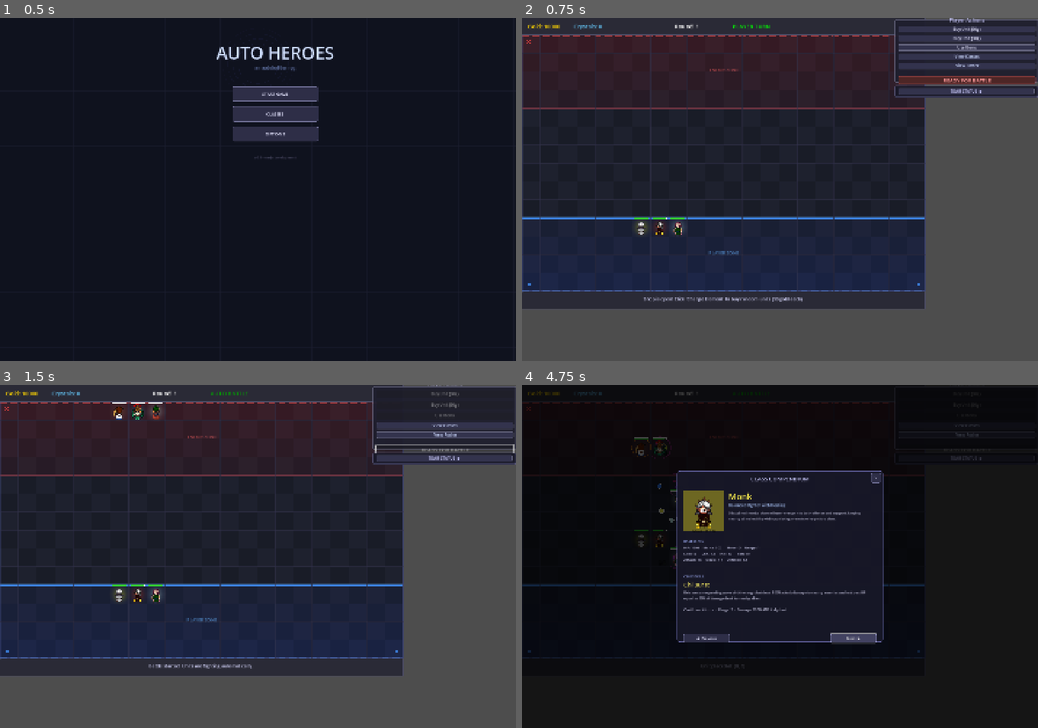
Above: before the commit, frames 1-4 (two rows, left to right).
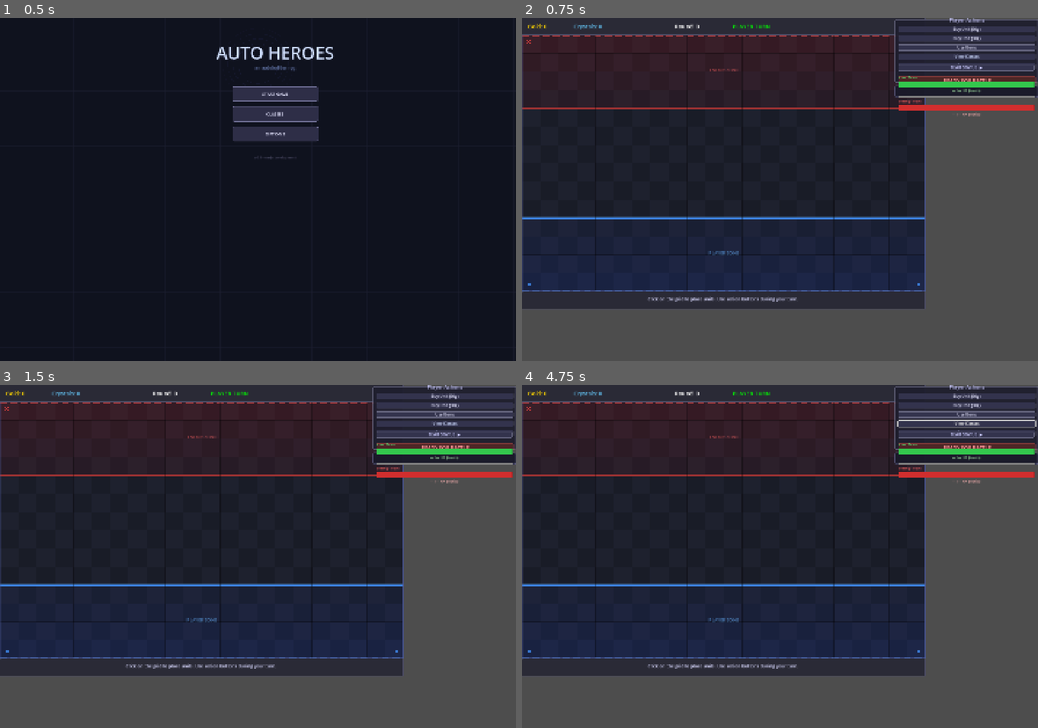
Above: after the commit, the same moments.

Repository: iceie2/autobattler-rpg
Game: Godot game, scene res://scenes/main_menu.tscn
Two runs of this game, one before a commit and one after it. Both use one fixed random seed, a clock stepped at 60 frames per second and the inputs below.
Inputs (mouse positions are in pixels of both pictures, inside the frame that each line leads up to):
- Up to frame 1 (0.5 s): no input
- Up to frame 2 (0.75 s): click "START GAME" at 0.5 s
- Up to frame 3 (1.5 s): click "READY FOR BATTLE" at 1.25 s
- Up to frame 4 (4.75 s): click (965, 446) at 2 s, where only the run after the commit has a clickable "READY FOR BATTLE"; click "View Classes" at 2.75 s; click (852, 638) at 3.5 s, where only the run before the commit has a clickable "Next ▶"; click (852, 638) at 4.25 s, where only the run before the commit has a clickable "Next ▶"

Frame 1 is identical in both runs. In frame 2, 3.3% of the frame differs, in the area x 0-100%, y 2-83%; in frame 3, 6.0%; in frame 4, 83%, in the area x 0-100%, y 0-100%.
Error after the commit: Parse Error: Could not parse global class "CharacterMenu" from "res://scripts/character_menu.gd". (res://scripts/main_game.gd:86)

Commit message:
Show class sprite in character roster instead of element color
Replace element-tinted ColorRect portrait with dark background +
TextureRect loaded from assets/sprites/generated/{class}/0/single.png,
cropped to the idle-south standing frame Rect2(0,640,64,64). Element
no longer affects the portrait — the sprite always matches the class.

Co-Authored-By: Claude Sonnet 4.6 <noreply@anthropic.com>

Diff:
--- a/scripts/character_menu.gd
+++ b/scripts/character_menu.gd
@@ -17,7 +17,8 @@
 var _unit_class_lbl: Label
 var _unit_elem_lbl: Label
 var _unit_level_lbl: Label
-var _portrait_rect: ColorRect
+var _portrait_bg: ColorRect
+var _portrait: TextureRect
 var _hp_bar: ProgressBar
 var _mp_bar: ProgressBar
 var _hp_lbl: Label
@@ -73,10 +74,18 @@
 	_panel.add_child(sep1)
 
 	# ── Portrait area ──────────────────────────────────────────────────────────
-	_portrait_rect = ColorRect.new()
-	_portrait_rect.position = Vector2(24, 68)
-	_portrait_rect.size = Vector2(120, 120)
-	_panel.add_child(_portrait_rect)
+	_portrait_bg = ColorRect.new()
+	_portrait_bg.position = Vector2(24, 68)
+	_portrait_bg.size = Vector2(120, 120)
+	_portrait_bg.color = Color(0.08, 0.08, 0.14)
+	_panel.add_child(_portrait_bg)
+
+	_portrait = TextureRect.new()
+	_portrait.position = Vector2(24, 68)
+	_portrait.size = Vector2(120, 120)
+	_portrait.expand_mode = TextureRect.EXPAND_IGNORE_SIZE
+	_portrait.stretch_mode = TextureRect.STRETCH_KEEP_ASPECT_CENTERED
+	_panel.add_child(_portrait)
 
 	# Class letter overlay on portrait
 	_unit_level_lbl = _lbl(_panel, "", 13, Color(0, 0, 0, 0.8),
@@ -146,7 +155,8 @@
 
 	if units.is_empty():
 		_unit_name_lbl.text  = "No units"
-		_portrait_rect.color = Color(0.2, 0.2, 0.3)
+		_portrait_bg.color = Color(0.08, 0.08, 0.14)
+	_portrait.texture = null
 		_unit_class_lbl.text = ""
 		_unit_elem_lbl.text  = ""
 		_unit_level_lbl.text = ""
@@ -160,8 +170,16 @@
 	_idx = clamp(_idx, 0, units.size() - 1)
 	var u: UnitBase = units[_idx]
 
-	var elem_col := u.get_element_color()
-	_portrait_rect.color = elem_col.darkened(0.3)
+	_portrait_bg.color = Color(0.08, 0.08, 0.14)
+	var sprite_path := "res://assets/sprites/generated/%s/0/single.png" % _class_folder(u.unit_class)
+	var sheet := load(sprite_path) as Texture2D
+	if sheet:
+		var atlas := AtlasTexture.new()
+		atlas.atlas = sheet
+		atlas.region = Rect2(0, 640, 64, 64)
+		_portrait.texture = atlas
+	else:
+		_portrait.texture = null
 	_unit_name_lbl.text  = u.unit_name
 	_unit_class_lbl.text = "Class: " + u.get_class_name_string()
 	_unit_elem_lbl.text  = "Element: " + u.get_element_name_string()
@@ -219,6 +237,17 @@
 		_close()
 
 # ── UI helpers ────────────────────────────────────────────────────────────────
+func _class_folder(unit_class: UnitBase.UnitClass) -> String:
+	match unit_class:
+		UnitBase.UnitClass.WARRIOR:    return "warrior"
+		UnitBase.UnitClass.RANGER:     return "archer"
+		UnitBase.UnitClass.MONK:       return "monk"
+		UnitBase.UnitClass.THIEF:      return "thief"
+		UnitBase.UnitClass.BLACK_MAGE: return "black_mage"
+		UnitBase.UnitClass.WHITE_MAGE: return "white_mage"
+		UnitBase.UnitClass.RED_MAGE:   return "red_mage"
+		_: return "warrior"
+
 func _lbl(parent: Node, text: String, sz: int, col: Color,
 		pos: Vector2, size: Vector2, center: bool = false) -> Label:
 	var l := Label.new()
